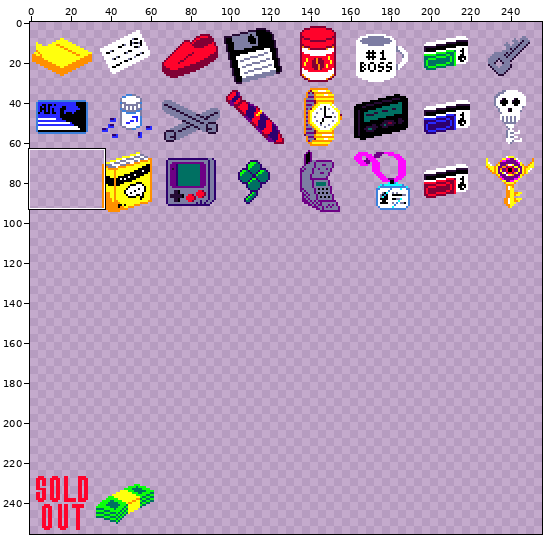
Sprite sheet: textures/aseprite/items.png. The first picture is a wide view before the edit; the outline marks the close-up.
Close-up. Earlier state:
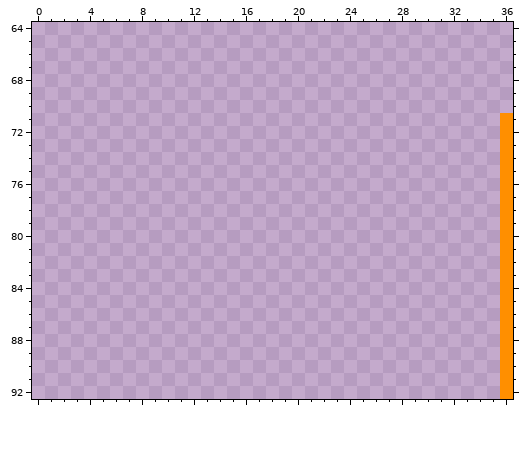
The file is 256x256 pixels. Shown: x 0..36, y 64..92.
After:
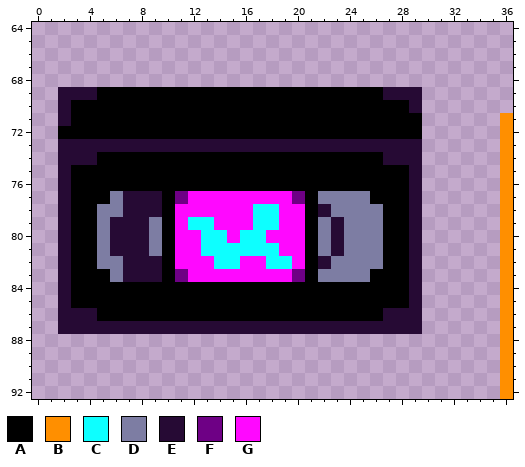
Palette (. is transparent): A #000000  B #ff8f00  C #0dffff  D #7d7da3  E #260a34  F #6e0085  G #ff08ff
The exact change:
y 69: x 2..29 ............................ -> EEEAAAAAAAAAAAAAAAAAAAAAAEEE
y 70: x 2..29 ............................ -> EAAAAAAAAAAAAAAAAAAAAAAAAAAE
y 71: x 2..29 ............................ -> EAAAAAAAAAAAAAAAAAAAAAAAAAAA
y 72: x 2..29 ............................ -> AAAAAAAAAAAAAAAAAAAAAAAAAAAA
y 73: x 2..29 ............................ -> EEEEEEEEEEEEEEEEEEEEEEEEEEEE
y 74: x 2..29 ............................ -> EEEAAAAAAAAAAAAAAAAAAAAAAEEE
y 75..76: x 2..29 ............................ -> EAAAAAAAAAAAAAAAAAAAAAAAAAAE
y 77: x 2..29 ............................ -> EAAADEEEAFGGGGGGGGFADDDDAAAE
y 78: x 2..29 ............................ -> EAADDEEEAGGGGGGCCGGAEDDDDAAE
y 79: x 2..29 ............................ -> EAADEEEDAGCCGGGCCGGADEDDDAAE
y 80: x 2..29 ............................ -> EAADEEEDAGGCCGCCGGGADEDDDAAE
y 81: x 2..29 ............................ -> EAADEEEDAGGCCCCCCGGADEDDDAAE
y 82: x 2..29 ............................ -> EAADDEEEAGGGCCGGCCGAEDDDDAAE
y 83: x 2..29 ............................ -> EAAADEEEAFGGGGGGGGFADDDDAAAE
y 84..85: x 2..29 ............................ -> EAAAAAAAAAAAAAAAAAAAAAAAAAAE
y 86: x 2..29 ............................ -> EEEAAAAAAAAAAAAAAAAAAAAAAEEE
y 87: x 2..29 ............................ -> EEEEEEEEEEEEEEEEEEEEEEEEEEEE
Boxes around the changes in both close-ups, in picture pixels (x1, y1, x2, y2):
added: (58, 87, 422, 334)
